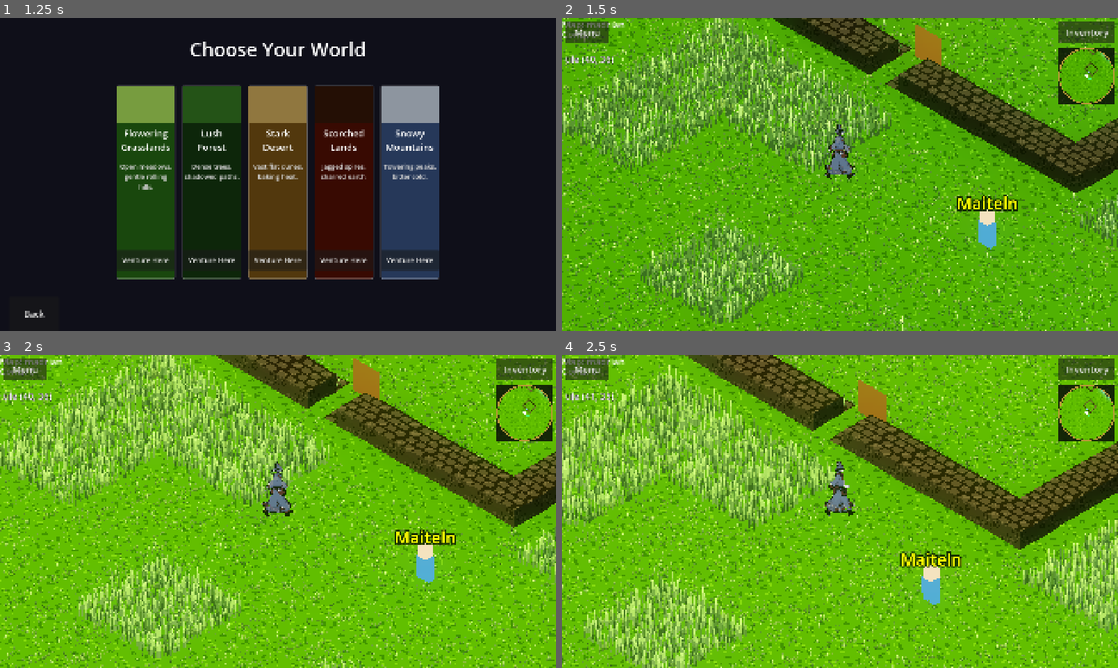
Above: before the commit, frames 1-4 (two rows, left to right).
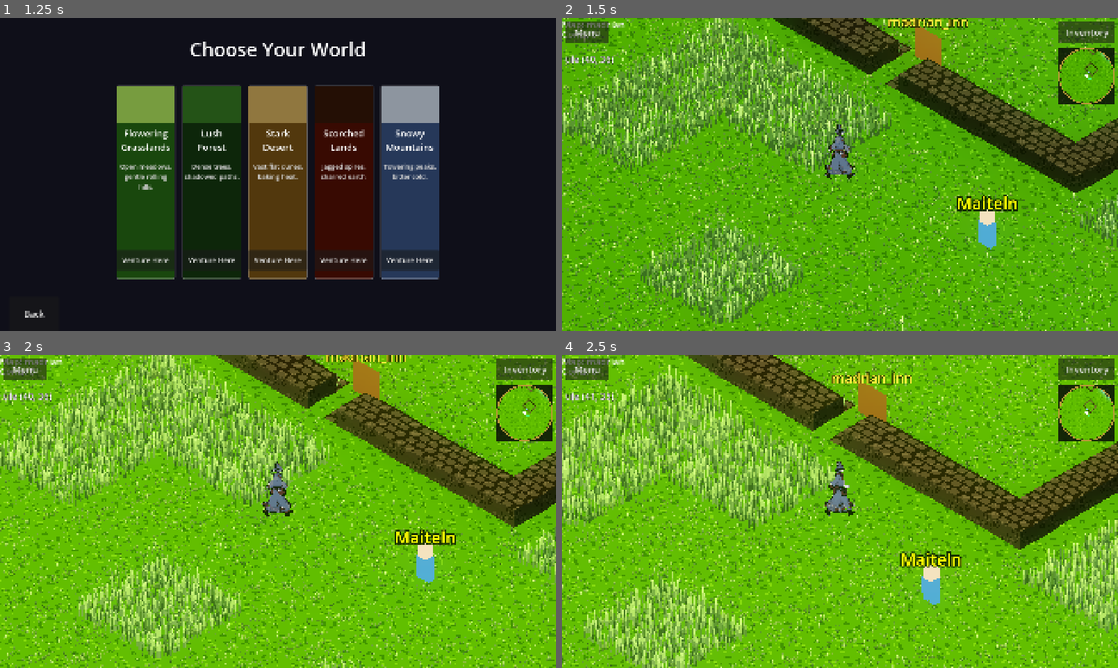
Above: after the commit, the same moments.

Repository: ChrisPauly97/pear-pudding-godot
Game: Godot game, scene res://scenes/ui/MenuScene.tscn
Same seed, same stepped clock (60 frames per second), same inputs: the game is played once before the commit and once after it.
Inputs (mouse positions are in pixels of both pictures, inside the frame that each line leads up to):
- Up to frame 1 (1.25 s): click "New Game" at 0.5 s
- Up to frame 2 (1.5 s): click "Venture Here" at 1.25 s
- Up to frame 3 (2 s): no input
- Up to frame 4 (2.5 s): tap Enter at 2 s; move the mouse to (962, 495) at 2.02 s; hold D (move_right) from 2.03 s (still down); hold E (interact) from 2.03 s (still down); click (962, 495) at 2.17 s; tap Space (jump) at 2.27 s

Frame 1 is identical in both runs. In frame 2, 0.3% of the frame differs, in the area x 58-73%, y 0-4%; in frame 3, 0.2%; in frame 4, 0.3%.

Commit message:
Add debug doors in madrian to all maps with name labels
- Added 8 debug doors in madrian.txt covering all maps: main,
  house_1, test, maykalene_inn, farsyth_mansion, blancogov,
  blancogov_temple, and infinite world — laid out in a 2-row grid
  at tiles (60-85, z=50/56), away from existing content
- Updated Door.gd: init_from_data now spawns a billboarded Label3D
  above every door showing the target map name (yellow with black
  outline), so all doors — existing and new — are labelled in-world

https://claude.ai/code/session_01Tr8ZyYLoDURT6YVMojehGL

Diff:
--- a/scenes/world/entities/Door.gd
+++ b/scenes/world/entities/Door.gd
@@ -24,3 +24,16 @@
 
 func init_from_data(data: Dictionary) -> void:
 	door_data = data
+	var target: String = str(data.get("target_map", ""))
+	if target.is_empty():
+		target = "[exit]"
+	var lbl := Label3D.new()
+	lbl.text = target
+	lbl.font_size = 32
+	lbl.pixel_size = 0.02
+	lbl.billboard = BaseMaterial3D.BILLBOARD_ENABLED
+	lbl.position = Vector3(0.0, 2.4, 0.0)
+	lbl.modulate = Color(1.0, 0.85, 0.2)
+	lbl.outline_modulate = Color(0.0, 0.0, 0.0, 1.0)
+	lbl.outline_size = 6
+	add_child(lbl)
Not shown, changed: assets/maps/madrian.txt
